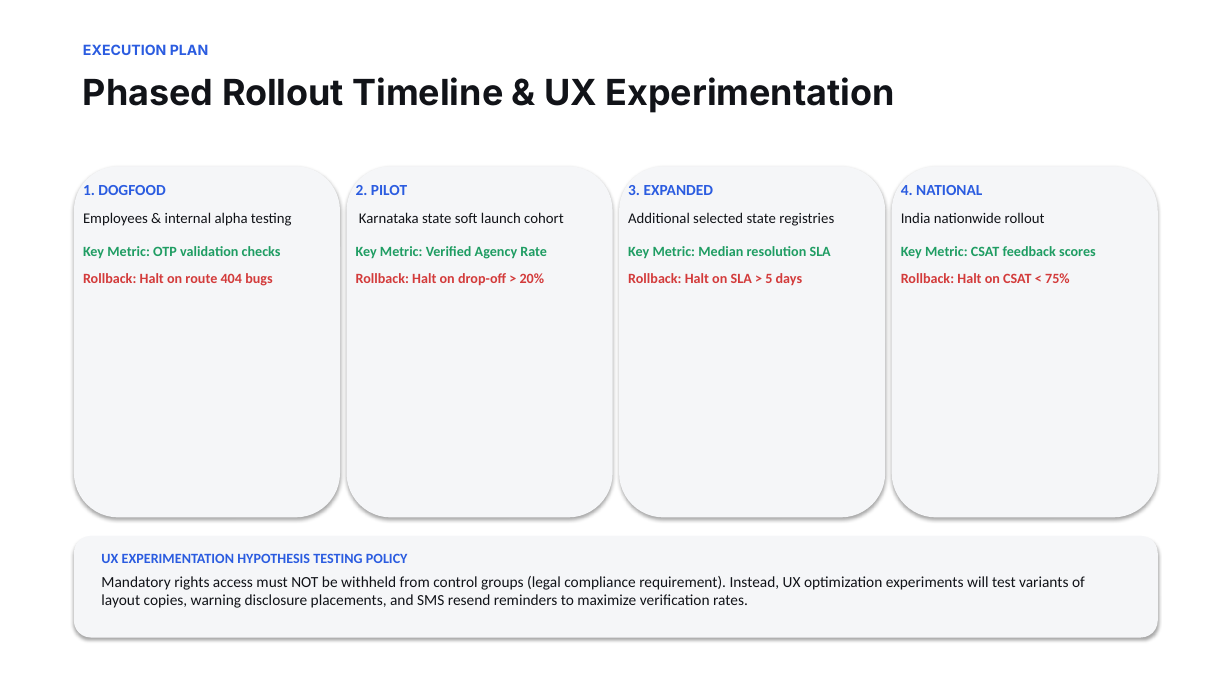
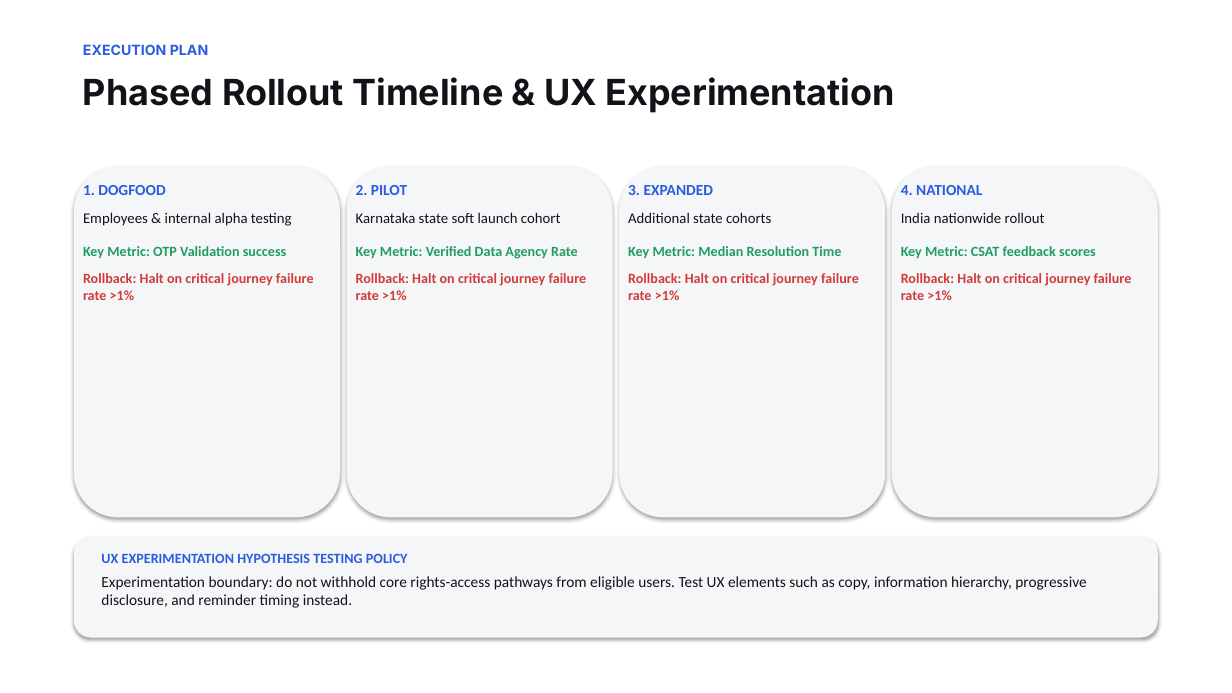
Before and after one commit to srikar2908/identity-rights-center, a slide deck: slide 9 of Truecaller_Identity_Rights_Center_Product_Thinking_Deck.pptx. Drawn at 1232x693 pixels with LibreOffice and Linux fonts; fonts in the diff are those of the drawing. Boxes give left, top, right and bottom in pixels: in the first picture for what was removed or moved away, otherwise in the second. Text is boxed around its words. In the diff, an @@ line names an element or a change of style, - is before the commit and + after.

Commit message:
update: visual analytics, legal framing, rollout gates, and trade-offs

```diff
--- a/Truecaller_Identity_Rights_Center_Product_Thinking_Deck.pptx
+++ b/Truecaller_Identity_Rights_Center_Product_Thinking_Deck.pptx
@@ text at (628,212,859,300): text changed; text colour #111318 to #D33B3B @@
-Additional selected state registries
-Key Metric: Median resolution SLA
-Rollback: Halt on SLA > 5 days
+Additional state cohorts
+Key Metric: Median Resolution Time
+Rollback: Halt on critical journey failure rate >1%
@@ text at (83,246,314,300): text changed; text colour #1F9D63 to #D33B3B @@
-Key Metric: OTP validation checks
-Rollback: Halt on route 404 bugs
+Key Metric: OTP Validation success
+Rollback: Halt on critical journey failure rate >1%
@@ text at (356,246,587,300): text changed; text colour #1F9D63 to #D33B3B @@
-Key Metric: Verified Agency Rate
-Rollback: Halt on drop-off > 20%
+Key Metric: Verified Data Agency Rate
+Rollback: Halt on critical journey failure rate >1%
@@ text at (901,273,1132,300): text changed @@
-Rollback: Halt on CSAT < 75%
+Rollback: Halt on critical journey failure rate >1%
@@ text at (101,576,1086,608): text changed @@
-Mandatory rights access must NOT be withheld from control groups (legal compliance requirement). Instead, UX optimization experiments will test variants of layout copies, warning disclosure placements, and SMS resend reminders to maximize verification rates.
+Experimentation boundary: do not withhold core rights-access pathways from eligible users. Test UX elements such as copy, information hierarchy, progressive disclosure, and reminder timing instead.
```
Also in this commit, not shown: 6 other slides changed.
